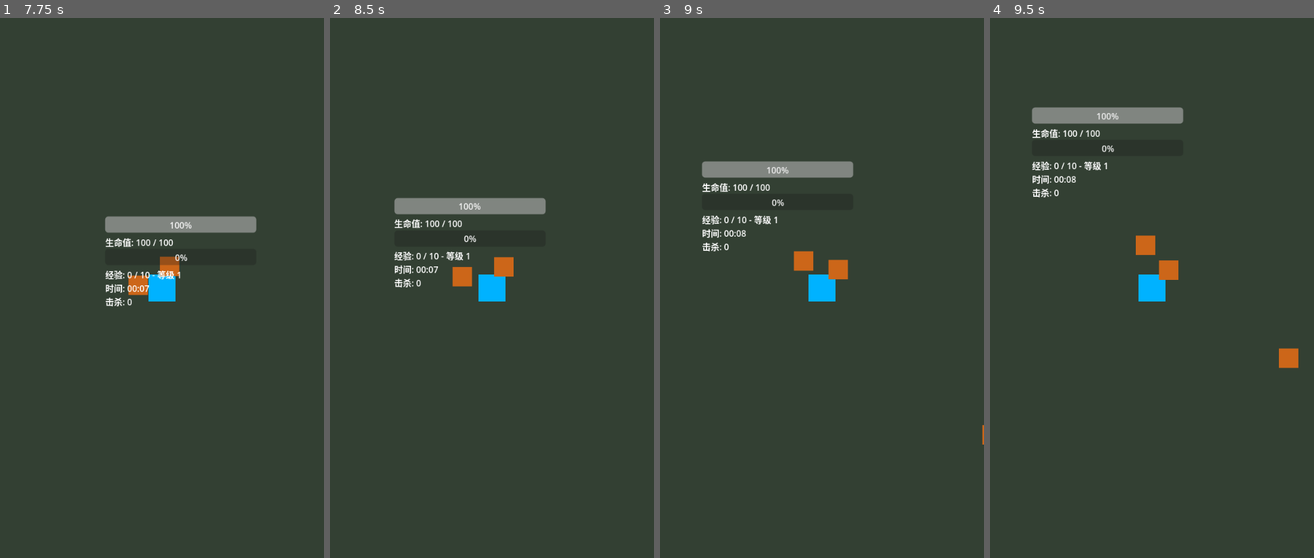
Above: before the commit, frames 1-4 (left to right).
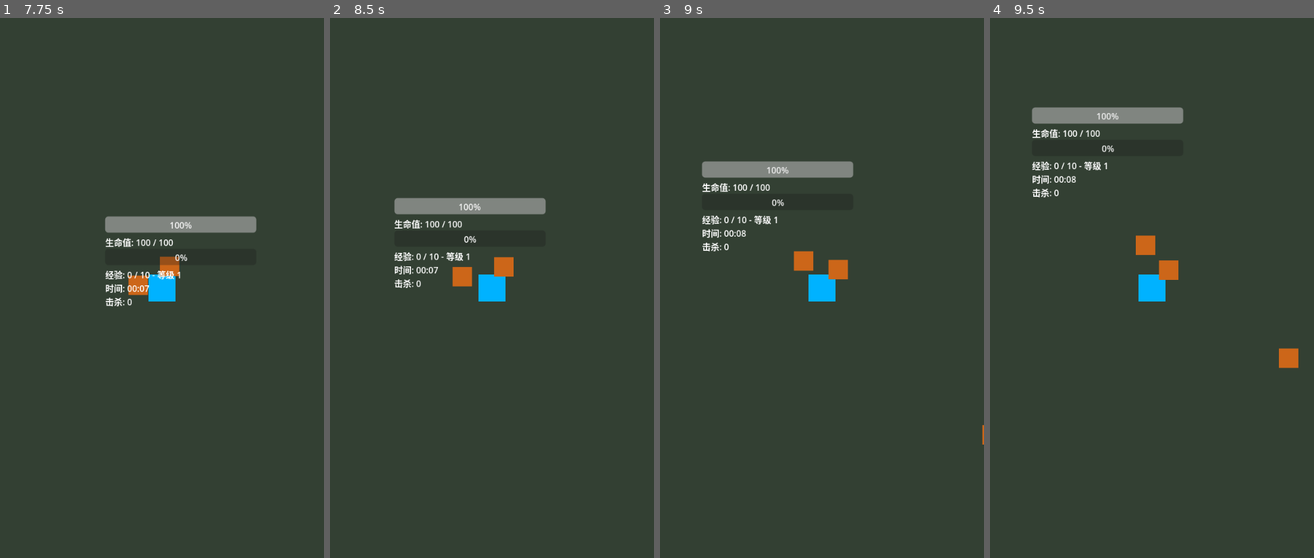
Above: after the commit, the same moments.

Repository: guangliangliang/survival
Game: Godot game, scene res://scenes/menu/MainMenu.tscn
The game is run twice, just before and just after one commit, with the same random seed, the same clock (stepped at 60 frames per second) and the same inputs.
Inputs:
- Up to frame 1 (7.75 s): click "开始游戏" at 0.5 s; tap Enter at 1.25 s; hold D (move_right) 1.28-2.03 s; hold S (move_down) 2.03-2.78 s; hold D (move_right) 2.78-3.53 s; hold W (move_up) 3.53-4.28 s; hold A (move_left) 4.28-5.78 s; hold S (move_down) 5.78-6.53 s; hold D (move_right) 6.53-7.28 s; hold W (move_up) from 7.28 s (still down)
- Up to frame 2 (8.5 s): release W (move_up) at 8.03 s; hold D (move_right) from 8.03 s (still down)
- Up to frame 3 (9 s): release D (move_right) at 8.78 s; hold S (move_down) from 8.78 s (still down)
- Up to frame 4 (9.5 s): keep holding S (move_down)

Frame 1 is identical in both runs. In frame 2, 0.5% of the frame differs, in the area x 19-47%, y 34-50%; in frame 3, less than 0.1%; in frame 4, less than 0.1%.
Error after the commit: Parse Error: Cannot use simple "@export" annotation with variable without type or initializer, since type can't be inferred. (res://scripts/components/RangedWe…

Commit message:
添加武器动画指南和更新武器脚本

Diff:
--- a/scripts/components/MeleeWeapon.gd
+++ b/scripts/components/MeleeWeapon.gd
@@ -8,8 +8,9 @@
 var attack_timer: Timer = Timer.new()
 var can_attack: bool = true
 var attack_collision: CollisionShape2D = null
+var weapon_sprite = null
 
-func _ready() -> void:
+func _ready():
 	add_child(attack_timer)
 	attack_timer.timeout.connect(_on_attack_cooldown_finished)
 
@@ -22,20 +23,30 @@
 
 	body_entered.connect(_on_body_entered)
 
-func attack() -> void:
+	weapon_sprite = get_node_or_null("Sprite2D")
+
+func attack():
 	if not can_attack:
 		return
 
 	can_attack = false
 	attack_timer.start(attack_cooldown)
+
+	_play_attack_animation()
 	attack_collision.set_deferred("disabled", false)
 	await get_tree().create_timer(0.2).timeout
 	attack_collision.set_deferred("disabled", true)
 
-func _on_attack_cooldown_finished() -> void:
+func _play_attack_animation():
+	if weapon_sprite:
+		pass
+		# 这里将来可以播放动画
+		# weapon_sprite.frame = 1
+
+func _on_attack_cooldown_finished():
 	can_attack = true
 
-func _on_body_entered(body: Node) -> void:
+func _on_body_entered(body):
 	if body.is_in_group("enemy"):
 		var health_comp = body.get_node_or_null("HealthComponent")
 		if health_comp:
--- a/scripts/components/RangedWeapon.gd
+++ b/scripts/components/RangedWeapon.gd
@@ -3,15 +3,16 @@
 @export var damage: float = 10.0
 @export var fire_rate: float = 10.0
 @export var bullet_speed: float = 500.0
-@export var bullet_scene: PackedScene
+@export var bullet_scene
 @export var bullet_pool_size: int = 50
 
 var fire_timer: Timer = Timer.new()
 var can_fire: bool = true
-var bullet_pool: Array = []
-var target: Node2D = null
+var bullet_pool = []
+var target = null
+var weapon_sprite = null
 
-func _ready() -> void:
+func _ready():
 	add_child(fire_timer)
 	fire_timer.wait_time = 1.0 / fire_rate
 	fire_timer.timeout.connect(_on_fire_cooldown_finished)
@@ -24,13 +25,16 @@
 		bullet_pool.append(bullet)
 
 	target = GameManager.player
+	weapon_sprite = get_node_or_null("Sprite2D")
 
-func fire() -> void:
+func fire():
 	if not can_fire or not target:
 		return
 
 	can_fire = false
 	fire_timer.start()
+
+	_play_fire_animation()
 
 	var bullet = _get_bullet_from_pool()
 	if bullet:
@@ -48,14 +52,19 @@
 		bullet.active = true
 		bullet.visible = true
 
-func _get_bullet_from_pool() -> Node:
+func _play_fire_animation():
+	if weapon_sprite:
+		pass
+		# 这里将来可以播放射击动画
+
+func _get_bullet_from_pool():
 	for bullet in bullet_pool:
 		if not bullet.active:
 			return bullet
 	return null
 
-func _find_nearest_enemy() -> Node2D:
-	var nearest: Node2D = null
+func _find_nearest_enemy():
+	var nearest = null
 	var min_distance = INF
 
 	for child in get_tree().root.get_node("Game/GameWorld").get_children():
@@ -66,5 +75,5 @@
 				nearest = child
 	return nearest
 
-func _on_fire_cooldown_finished() -> void:
+func _on_fire_cooldown_finished():
 	can_fire = true
Not shown, changed: AI_SPRITE_PROMPTS.md
Not shown, added: WEAPON_ANIMATION_GUIDE.md
